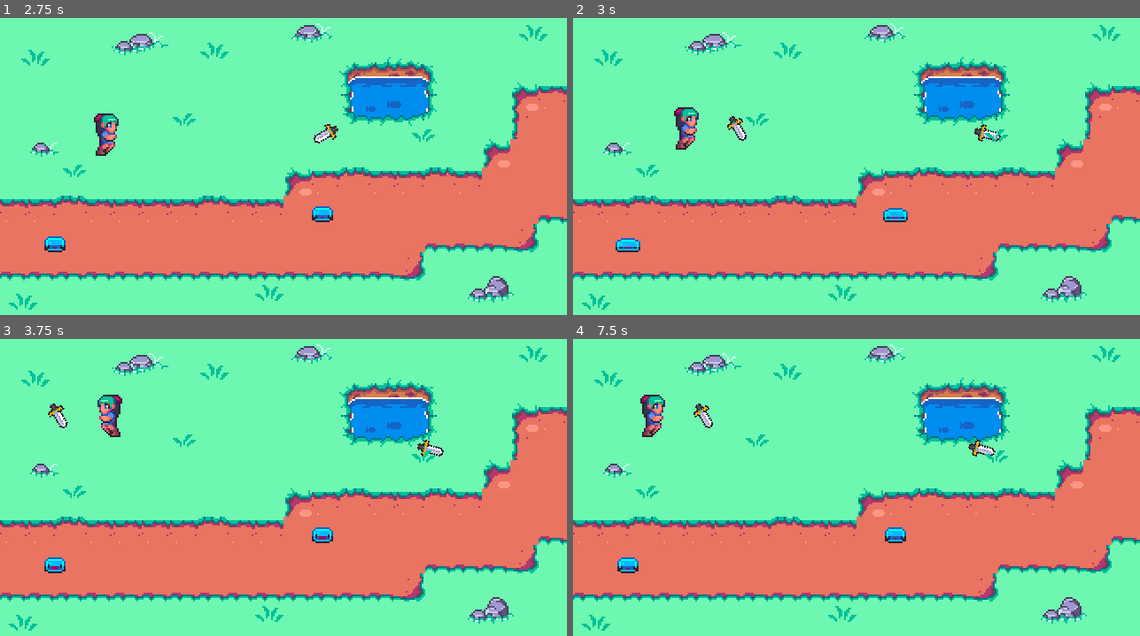
Above: before the commit, frames 1-4 (two rows, left to right).
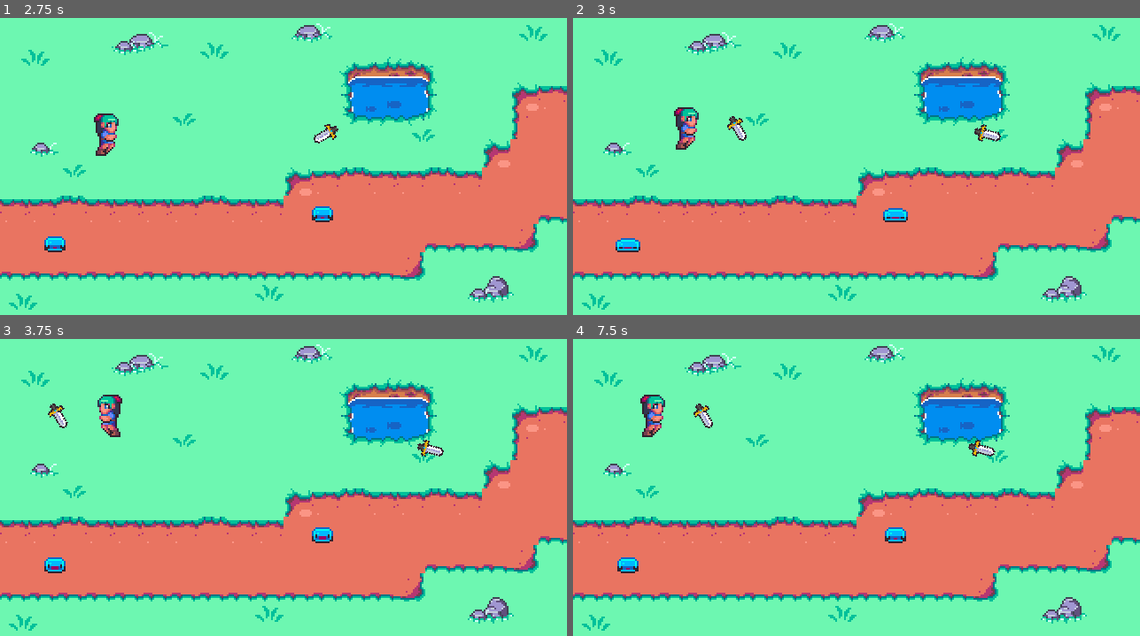
Above: after the commit, the same moments.

Repository: cunhapixels/GodotRPG_VacaRoxa_Assets
Game: Godot game, scene res://source/World.tscn
The game is run twice, just before and just after one commit, with the same random seed, the same clock (stepped at 60 frames per second) and the same inputs.
Inputs:
- Up to frame 1 (2.75 s): hold Right (ui_right) 0.53-1.28 s; tap X (attack) at 0.6, 1.35, 2.1 s; hold Down (ui_down) 1.28-2.03 s; hold Right (ui_right) from 2.03 s (still down)
- Up to frame 2 (3 s): release Right (ui_right) at 2.78 s; hold Up (ui_up) from 2.78 s (still down); tap X (attack) at 2.85 s
- Up to frame 3 (3.75 s): release Up (ui_up) at 3.53 s; hold Left (ui_left) from 3.53 s (still down); tap X (attack) at 3.6 s
- Up to frame 4 (7.5 s): tap X (attack) every 0.75 s from 4.35 to 7.35 s; release Left (ui_left) at 5.03 s; hold Down (ui_down) 5.03-5.78 s; hold Right (ui_right) 5.78-6.53 s; hold Up (ui_up) 6.53-7.28 s; hold Right (ui_right) from 7.28 s (still down)

Frame 1 is identical in both runs. In frame 2, less than 0.1% of the frame differs, in the area x 72-76%, y 38-42%; in frame 3, less than 0.1%; in frame 4, less than 0.1%.

Commit message:
Added explosions
+ Explosion scene
+ Slime explosion

Diff:
--- a/GodotRPG_VacaRoxa_Assets/source/core/Player.tscn
+++ b/GodotRPG_VacaRoxa_Assets/source/core/Player.tscn
@@ -74,6 +74,7 @@
 extents = Vector2( 6, 11.5 )
 
 [node name="Player" type="KinematicBody2D"]
+z_index = 11
 script = ExtResource( 2 )
 
 [node name="Sprite" type="Sprite" parent="."]
--- a/GodotRPG_VacaRoxa_Assets/source/core/Slime.gd
+++ b/GodotRPG_VacaRoxa_Assets/source/core/Slime.gd
@@ -1,4 +1,6 @@
 extends KinematicBody2D
+
+const EXPLOSION = preload("res://source/misc/Explosion.tscn")
 
 var direction = Vector2.ZERO
 var length = 0
@@ -10,6 +12,11 @@
 		length -= delta * 2
 
 	if hp <= 0:
+		var e = EXPLOSION.instance()
+		e.position = position
+		e.emitting = true
+		get_parent().add_child(e)
+
 		queue_free()
 
 
--- a/GodotRPG_VacaRoxa_Assets/source/core/Stick.tscn
+++ b/GodotRPG_VacaRoxa_Assets/source/core/Stick.tscn
@@ -4,6 +4,7 @@
 [ext_resource path="res://source/core/Stick.gd" type="Script" id=2]
 
 [node name="Stick" type="Area2D" groups=["Stick"]]
+z_index = 10
 script = ExtResource( 2 )
 
 [node name="Sprite" type="Sprite" parent="."]
--- /dev/null
+++ b/GodotRPG_VacaRoxa_Assets/source/misc/Explosion.gd
@@ -0,0 +1,5 @@
+extends CPUParticles2D
+
+
+func _on_Timer_timeout():
+	queue_free()
--- /dev/null
+++ b/GodotRPG_VacaRoxa_Assets/source/misc/Explosion.tscn
@@ -0,0 +1,29 @@
+[gd_scene load_steps=3 format=2]
+
+[ext_resource path="res://source/misc/Explosion.gd" type="Script" id=1]
+
+[sub_resource type="Curve" id=1]
+_data = [ Vector2( 0, 1 ), 0.0, 0.0, 0, 0, Vector2( 1, 0 ), 0.0, 0.0, 0, 0 ]
+
+[node name="Explosion" type="CPUParticles2D"]
+z_index = 100
+emitting = false
+amount = 16
+one_shot = true
+explosiveness = 1.0
+emission_shape = 1
+emission_sphere_radius = 1.0
+spread = 180.0
+gravity = Vector2( 0, 0 )
+initial_velocity = 30.0
+initial_velocity_random = 0.6
+scale_amount = 10.0
+scale_amount_random = 1.0
+scale_amount_curve = SubResource( 1 )
+script = ExtResource( 1 )
+
+[node name="Timer" type="Timer" parent="."]
+one_shot = true
+autostart = true
+
+[connection signal="timeout" from="Timer" to="." method="_on_Timer_timeout"]
